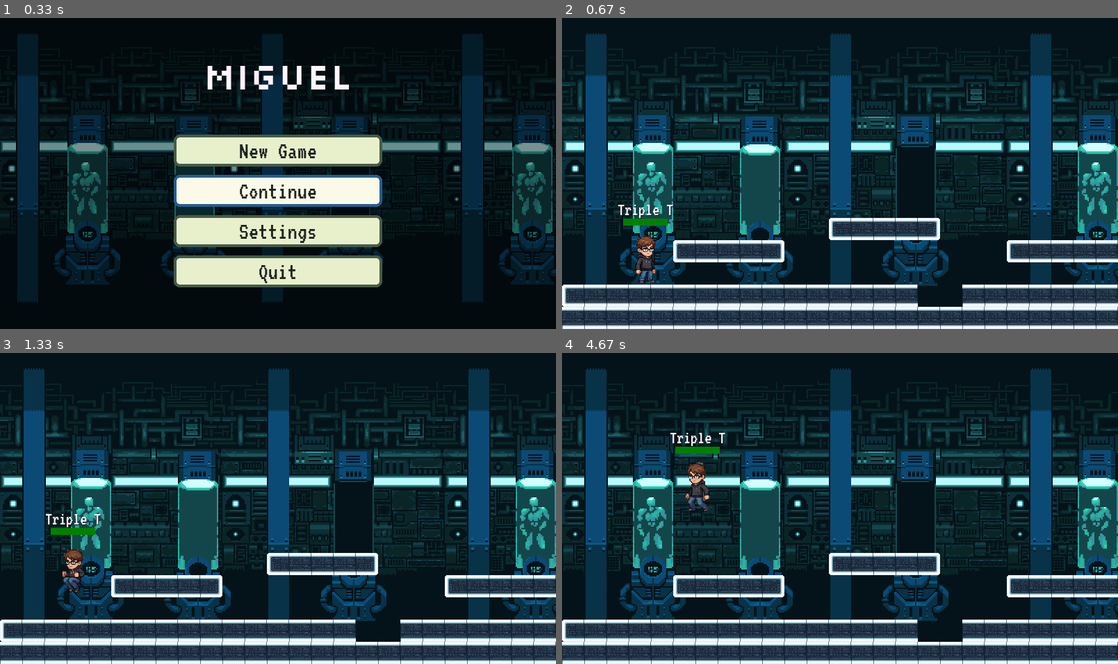
Above: before the commit, frames 1-4 (two rows, left to right).
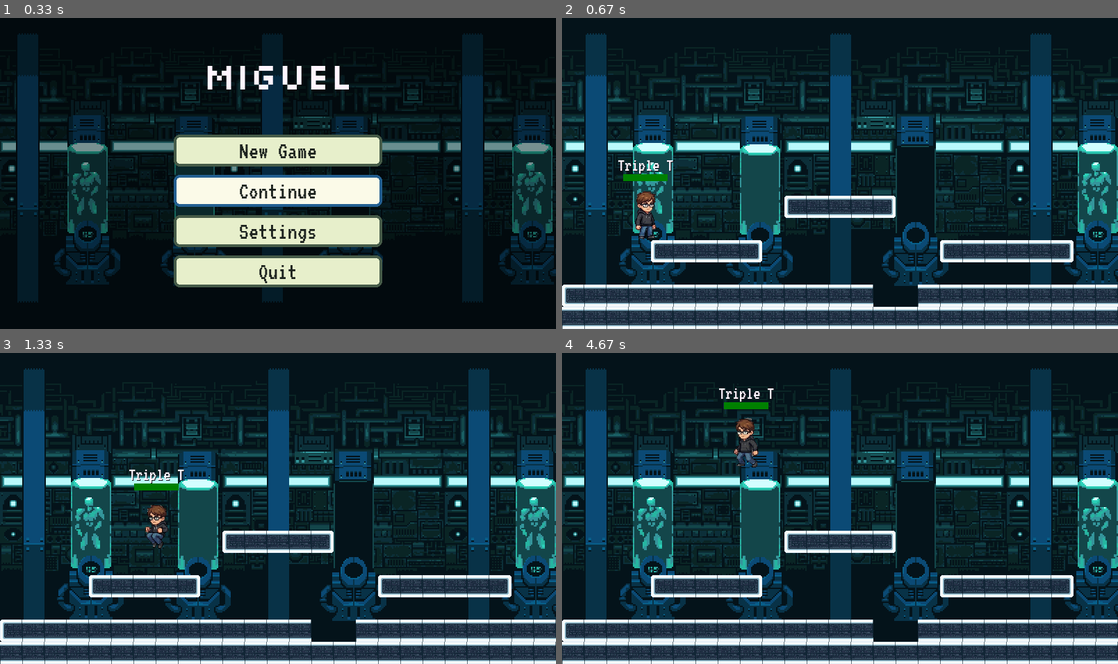
Above: after the commit, the same moments.

Repository: sandagansantino3-dotcom/game
Game: pygame game, started from Games/game.py
The game is run twice, just before and just after one commit, with the same random seed, the same clock (stepped at 60 frames per second) and the same inputs.
Inputs (mouse positions are in pixels of both pictures, inside the frame that each line leads up to):
- Up to frame 1 (0.33 s): no input
- Up to frame 2 (0.67 s): click "Continue" at 0.38 s
- Up to frame 3 (1.33 s): hold Right 0.67-1.13 s; move the mouse to (255, 520) at 0.7 s; hold Left from 1.22 s (still down); move the mouse to (455, 499) at 1.25 s; tap Space at 1.28 s
- Up to frame 4 (4.67 s): tap Space at 1.58, 1.85, 2.15, 2.28, 2.58, 2.95, 3.25, 3.45, 3.75, 3.95, 4.25, 4.45 s; release Left at 1.75 s; hold Left 1.78-2.18 s; move the mouse to (840, 527) at 1.82 s; hold Right 2.22-2.85 s; move the mouse to (706, 511) at 2.25 s; hold Left 2.88-3.35 s; move the mouse to (667, 461) at 2.92 s; hold Right 3.38-3.85 s; move the mouse to (667, 580) at 3.42 s; hold Right 3.88-4.35 s; move the mouse to (923, 399) at 3.92 s; hold Left from 4.38 s (still down); move the mouse to (1045, 617) at 4.42 s

Frame 1 is identical in both runs. In frame 2, 7.2% of the frame differs, in the area x 10-100%, y 45-93%; in frame 3, 7.3%; in frame 4, 7.4%, in the area x 16-100%, y 11-93%.

Commit message:
Update boss names and adjust save level data

Diff:
--- a/Games/levels.py
+++ b/Games/levels.py
@@ -148,7 +148,7 @@
             "sprite_set": "granny",
         },
         "boss": {
-            "name": "Lorna",
+            "name": "Dj",
             "battle_sprite": "boss/LornaBS.png",
             "attack_sprite": "boss/attack_animations/lorna_attack.png",
             "battle_size": (110, 170),
@@ -174,9 +174,9 @@
         },
         "boss": {
             # Medium uses Lorna's existing art, with the new boss name Dj.
-            "name": "Dj",
-            "battle_sprite": "boss/LornaBS.png",
-            "attack_sprite": "boss/attack_animations/lorna_attack.png",
+            "name": "Miguel",
+            "battle_sprite": "boss/MiguelBS.png",
+            "attack_sprite": "boss/attack_animations/miguel_attack.png",
             "battle_size": (110, 170),
             "battle_background": "MiguelBattleBG.png",
         },
--- a/Games/save.json
+++ b/Games/save.json
@@ -1 +1 @@
-{"level": 0, "name": "Triple T"}
+{"level": 1, "name": "Triple T"}
